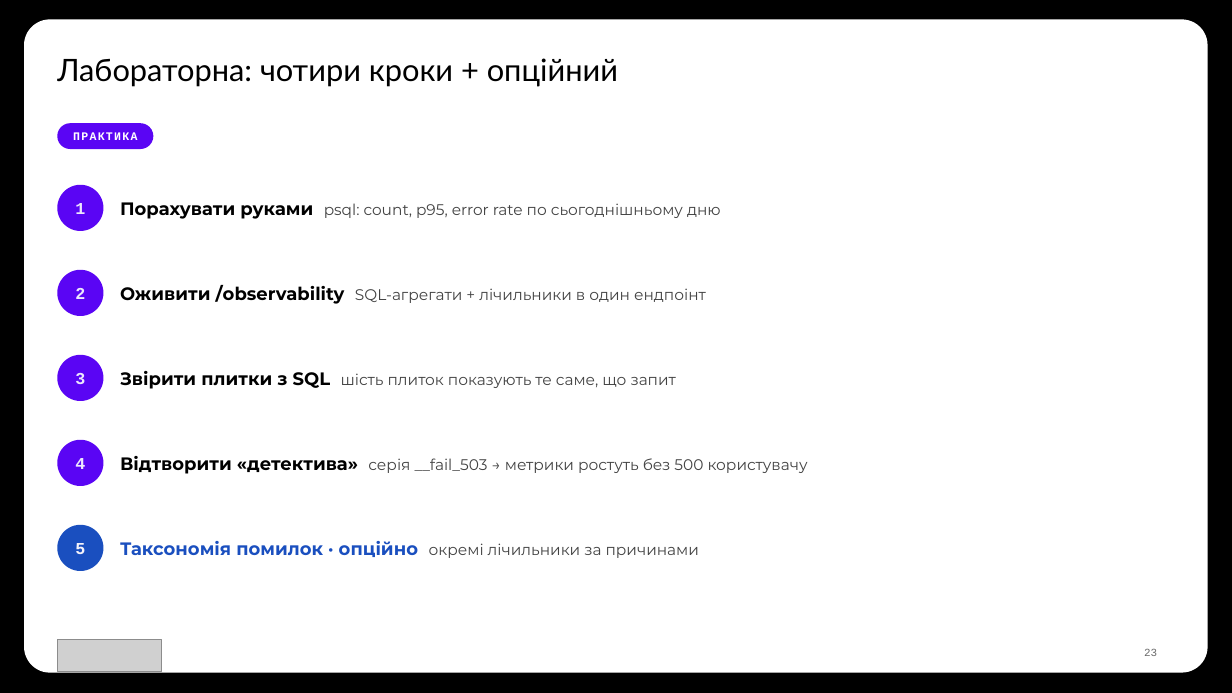
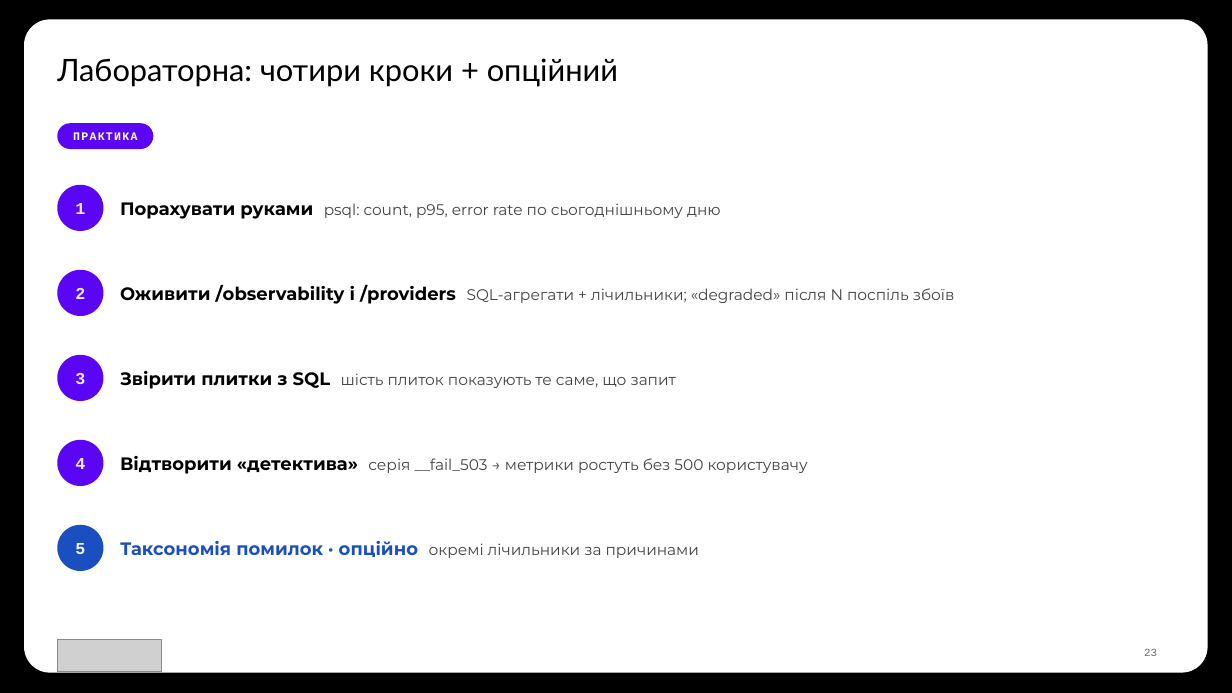
Before and after one commit to TarasFedorenkoFTV/llmops-bootcamp, a slide deck: slide 23 of docs/decks/L09.pptx. Drawn at 1232x693 pixels with LibreOffice and Linux fonts; fonts in the diff are those of the drawing; grey boxes stand for pictures; background and template pictures are left out. Boxes give left, top, right and bottom in pixels: in the first picture for what was removed or moved away, otherwise in the second. Text is boxed around its words. In the diff, an @@ line names an element or a change of style, - is before the commit and + after.

```diff
--- a/docs/decks/L09.pptx
+++ b/docs/decks/L09.pptx
@@ text at <box>120,285,955,304</box>: text changed @@
-Оживити /observability SQL-агрегати + лічильники в один ендпоінт
+Оживити /observability і /providers SQL-агрегати + лічильники; «degraded» після N поспіль збоїв
```
Also in this commit, not shown: 6 other slides changed, 46 other files.
